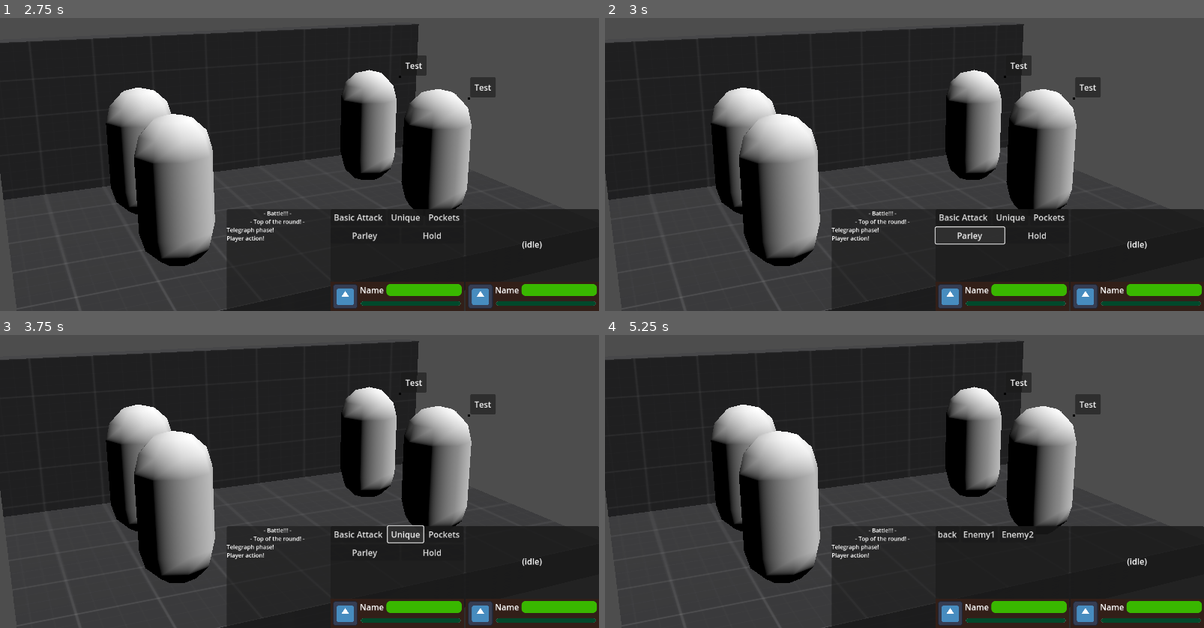
Above: before the commit, frames 1-4 (two rows, left to right).
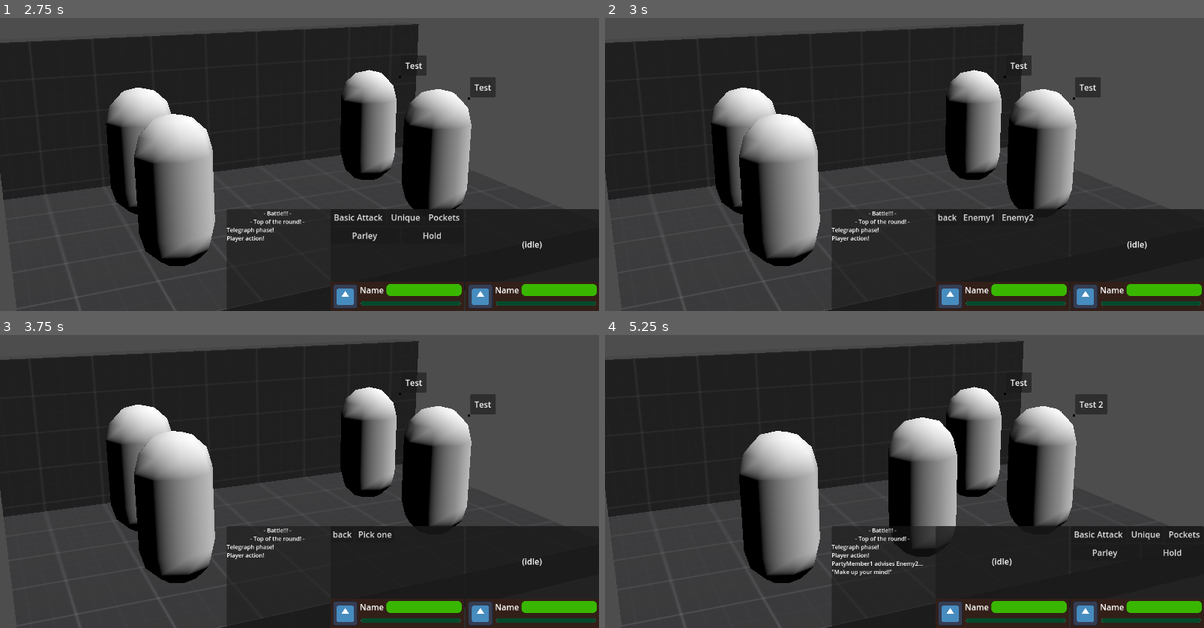
Above: after the commit, the same moments.

Repository: hwcgames/legume-mirror
Game: Godot game, scene res://battle/stage/debug_battle.tscn
Same seed, same stepped clock (60 frames per second), same inputs: the game is played once before the commit and once after it. The engine's default icon, where the game draws it, is replaced by a stand-in: a white triangle on a blue panel in a dark square.
Inputs (mouse positions are in pixels of both pictures, inside the frame that each line leads up to):
- Up to frame 1 (2.75 s): click "Begin" at 0.5 s; click "Basic Attack" at 1.25 s; click "back" at 2 s
- Up to frame 2 (3 s): click "Parley" at 2.75 s
- Up to frame 3 (3.75 s): click (407, 534) at 3.5 s, where only the run before the commit has a clickable "Unique"
- Up to frame 4 (5.25 s): click (982, 534) at 4.25 s, where only the run after the commit has a clickable "Pick one"; tap Enter (join) at 5, 5.1 s; hold Right (ui_right) from 5.03 s (still down)

Frame 1 is identical in both runs. In frame 2, 0.5% of the frame differs, in the area x 54-77%, y 67-78%; in frame 3, 0.5%; in frame 4, 6.8%, in the area x 17-100%, y 20-83%.

Commit message:
Parley actions closes #2

Diff:
--- a/actor/enemy.gd
+++ b/actor/enemy.gd
@@ -9,6 +9,7 @@
 var planned_pattern: BulletPattern
 @export var state: int = 0
 @export var null_telegraph: PackedScene
+@export var parleys: Array[ParleyAction] = []
 var locks: Locks = Locks.new()
 
 func _ready():
@@ -73,6 +74,8 @@
 	planned_pattern = candidates[randi_range(0, len(candidates)-1)]
 
 func show_telegraph():
+	for child in %TelegraphParent.get_children():
+		child.queue_free()
 	var telegraph = planned_pattern.telegraph_scene.instantiate() if planned_pattern != null else null_telegraph.instantiate()
 	%TelegraphParent.add_child(telegraph)
 	%Telegraph.show()
--- a/actor/party_member.gd
+++ b/actor/party_member.gd
@@ -33,6 +33,7 @@
 		while action == null:
 			action = await battle_planner.choose()
 			await get_tree().process_frame
+		turns -= 1
 		var self_lock = await lock.exclusive_lock()
 		var coroutine = Promise.new(func(resolve, reject):
 			await action.go(self)
@@ -40,7 +41,6 @@
 		self_lock.call()
 		p_lock.call_deferred()
 		await coroutine.resolved
-		turns -= 1
 
 #func _basic_attack(_p: PartyMember, target: Enemy):
 	#var p_lock = await InputLocks.lock(player).shared_lock()
--- a/battle/action/parley_action.gd
+++ b/battle/action/parley_action.gd
@@ -2,6 +2,10 @@
 extends BattleAction
 class_name ParleyAction
 
-@abstract func label(enemy: Enemy) -> String
+var enemy: Enemy
 
-@abstract func allowed(enemy: Enemy) -> bool
+@abstract func label() -> String
+
+@abstract func allowed(party_member: PartyMember) -> bool
+
+@abstract func display(party_member: PartyMember) -> bool
--- /dev/null
+++ b/battle/action/test_parley.gd
@@ -0,0 +1,60 @@
+extends ParleyAction
+class_name ParleyActionTest
+
+func label() -> String:
+	match enemy.state:
+		0:
+			return "Pick one"
+		1, 2:
+			return "No, the other one"
+		_:
+			return "???"
+
+func allowed(party_member: PartyMember) -> bool:
+	return true
+
+func display(party_member: PartyMember) -> bool:
+	return true
+
+func plan(battle_planner: BattlePlanner) -> ActionPlanParleyTest:
+	var plan = ActionPlanParleyTest.new()
+	plan.target = enemy
+	return plan
+
+class ActionPlanParleyTest extends BattleActionPlan:
+	var target: Enemy
+	func go(party_member: PartyMember):
+		var battlefield = party_member.battlefield
+		var b_lock = await battlefield.lock.shared_lock()
+		var e_lock = await target.locks.exclusive_lock()
+		#await get_tree().create_timer(1.).timeout
+		if !target.alive:
+			for enemy in battlefield.enemies:
+				if enemy.alive:
+					target = enemy
+		if !target.alive:
+			print("No living targets!")
+			b_lock.call()
+			e_lock.call()
+			return
+		battlefield.println("%s advises %s..." % [party_member.name, target.name])
+		var orig_pos = party_member.global_position
+		await party_member.get_tree().create_tween().tween_property(party_member, "global_position", target.global_position + Vector3.LEFT * 2, 0.75).finished
+		match target.state:
+			0:
+				battlefield.println("\"Make up your mind!\"")
+				target.state = randi_range(1, 2)
+			1:
+				battlefield.println("\"Change it up!\"")
+				target.state = 2
+			2:
+				battlefield.println("\"Change it up!\"")
+				target.state = 1
+		await target.pick_pattern()
+		await target.show_telegraph()
+		await party_member.get_tree().create_timer(0.75).timeout
+		var tw = party_member.get_tree().create_tween().tween_property(party_member, "global_position", orig_pos, 0.75)
+		await party_member.get_tree().create_timer(0.5).timeout
+		b_lock.call()
+		e_lock.call()
+		await tw.finished
--- a/battle/pattern/test.tres
+++ b/battle/pattern/test.tres
@@ -6,6 +6,7 @@
 
 [resource]
 script = ExtResource("1_rnk32")
+states = Array[int]([0, 2])
 friends = Array[String](["uid://bya2jyqc4r2cq"])
 pattern_scene = ExtResource("1_8mlt6")
 telegraph_scene = ExtResource("3_8mlt6")
--- a/battle/pattern/test2.tres
+++ b/battle/pattern/test2.tres
@@ -6,6 +6,7 @@
 
 [resource]
 script = ExtResource("1_r2x2q")
+states = Array[int]([0, 1])
 friends = Array[String](["uid://eit3j1cwloa5"])
 pattern_scene = ExtResource("1_m43pn")
 telegraph_scene = ExtResource("3_f6b6l")
--- a/battle/planner/BattlePlanner.gd
+++ b/battle/planner/BattlePlanner.gd
@@ -126,3 +126,47 @@
 	action.item = item
 	var plan = await action.plan(self)
 	choice.emit(plan)
+
+signal chosen_parley(parley: ParleyAction)
+
+func pick_parley(enemy: Enemy, predicate = func(i: ParleyAction): return true):
+	var p_lock = await battlefield.parley_lock.exclusive_lock()
+	var prev_tab = %TabContainer.current_tab
+	var selector = %ParleyParent
+	for child in selector.get_children():
+		child.free()
+	var items = Inventory.items.filter(predicate)
+	var back := Button.new()
+	back.text = "back"
+	back.pressed.connect(chosen_parley.emit.bind(null))
+	selector.add_child(back)
+	var parleys = enemy.parleys.filter(predicate)\
+		.map(func(p):
+			var parley = p.duplicate()
+			parley.enemy = enemy
+			return parley)\
+		.filter(func(p: ParleyAction): return p.display(party_member))
+	for parley in parleys:
+		var button := Button.new()
+		button.text = parley.label()
+		button.pressed.connect(chosen_parley.emit.bind(parley))
+		button.disabled = not parley.allowed(party_member)
+		selector.add_child(button)
+	%ParleyTab.show()
+	var parley = await chosen_parley
+	if parley == null:
+		%TabContainer.current_tab = prev_tab
+	p_lock.call()
+	return parley
+
+func parley():
+	var enemy: Enemy = await pick_target()
+	if enemy == null:
+		choice.emit(null)
+		return
+	var parley_action: ParleyAction = await pick_parley(enemy)
+	if parley_action == null:
+		choice.emit(null)
+		return
+	var plan = await parley_action.plan(self)
+	choice.emit(plan)
--- a/battle/planner/test_planner.tscn
+++ b/battle/planner/test_planner.tscn
@@ -32,6 +32,21 @@
 
 func _pressed():
 	planner.pockets()
+"
+
+[sub_resource type="GDScript" id="GDScript_tmopx"]
+script/source = "extends Button
+
+@export var planner: BattlePlanner
+
+# Called when the node enters the scene tree for the first time.
+func _ready() -> void:
+	planner.battlefield.parley_lock.exclusive_take.connect(func(): self.disabled = true)
+	planner.battlefield.parley_lock.exclusive_free.connect(func(): self.disabled = false)
+	pass # Replace with function body.
+
+func _pressed():
+	planner.parley()
 "
 
 [sub_resource type="GDScript" id="GDScript_bl1wf"]
@@ -142,10 +157,12 @@
 script = SubResource("GDScript_v6vg7")
 planner = NodePath("../../../../..")
 
-[node name="Button4" type="Button" parent="VBoxContainer/TabContainer/ToplevelTab/HFlowContainer"]
+[node name="Button4" type="Button" parent="VBoxContainer/TabContainer/ToplevelTab/HFlowContainer" node_paths=PackedStringArray("planner")]
 layout_mode = 2
 size_flags_horizontal = 3
 text = "Parley"
+script = SubResource("GDScript_tmopx")
+planner = NodePath("../../../../..")
 
 [node name="Button5" type="Button" parent="VBoxContainer/TabContainer/ToplevelTab/HFlowContainer" node_paths=PackedStringArray("planner")]
 layout_mode = 2
@@ -170,6 +187,16 @@
 metadata/_tab_index = 3
 
 [node name="ItemParent" type="HFlowContainer" parent="VBoxContainer/TabContainer/PocketsTab"]
+unique_name_in_owner = true
+layout_mode = 2
+
+[node name="ParleyTab" type="MarginContainer" parent="VBoxContainer/TabContainer"]
+unique_name_in_owner = true
+visible = false
+layout_mode = 2
+metadata/_tab_index = 4
+
+[node name="ParleyParent" type="HFlowContainer" parent="VBoxContainer/TabContainer/ParleyTab"]
 unique_name_in_owner = true
 layout_mode = 2
 
--- a/battle/stage/debug_battle.tscn
+++ b/battle/stage/debug_battle.tscn
@@ -8,6 +8,8 @@
 [ext_resource type="PackedScene" uid="uid://745auqrpfcb5" path="res://actor/enemy/test_enemy.tscn" id="5_lbtbq"]
 [ext_resource type="Resource" uid="uid://eit3j1cwloa5" path="res://battle/pattern/test.tres" id="6_8y2gj"]
 [ext_resource type="Resource" uid="uid://bya2jyqc4r2cq" path="res://battle/pattern/test2.tres" id="8_8y2gj"]
+[ext_resource type="Script" uid="uid://b5gid0loy6lpy" path="res://battle/action/parley_action.gd" id="9_p3x0n"]
+[ext_resource type="Script" uid="uid://duadp8t32skcg" path="res://battle/action/test_parley.gd" id="10_r0fs6"]
 
 [sub_resource type="StandardMaterial3D" id="StandardMaterial3D_f0yqv"]
 albedo_texture = ExtResource("1_3ix4j")
@@ -26,6 +28,14 @@
 [sub_resource type="Resource" id="Resource_udm31"]
 script = ExtResource("4_5jau5")
 metadata/_custom_type_script = "uid://sqwogqldf52c"
+
+[sub_resource type="Resource" id="Resource_8uhe6"]
+script = ExtResource("10_r0fs6")
+metadata/_custom_type_script = "uid://duadp8t32skcg"
+
+[sub_resource type="Resource" id="Resource_dh51b"]
+script = ExtResource("10_r0fs6")
+metadata/_custom_type_script = "uid://duadp8t32skcg"
 
 [sub_resource type="GDScript" id="GDScript_lbtbq"]
 script/source = "extends Node
@@ -156,10 +166,12 @@
 [node name="Enemy1" parent="." instance=ExtResource("5_lbtbq")]
 transform = Transform3D(1, 0, 0, 0, 1, 0, 0, 0, 1, 2, 0.2, -1)
 patterns = Array[ExtResource("5_5jau5")]([ExtResource("6_8y2gj"), ExtResource("8_8y2gj")])
+parleys = Array[ExtResource("9_p3x0n")]([SubResource("Resource_8uhe6")])
 
 [node name="Enemy2" parent="." instance=ExtResource("5_lbtbq")]
 transform = Transform3D(1, 0, 0, 0, 1, 0, 0, 0, 1, 2, 0.2, 1)
 patterns = Array[ExtResource("5_5jau5")]([ExtResource("6_8y2gj"), ExtResource("8_8y2gj")])
+parleys = Array[ExtResource("9_p3x0n")]([SubResource("Resource_dh51b")])
 
 [node name="Button" type="Button" parent="."]
 anchors_preset = 4
Not shown, added: battle/action/test_parley.gd.uid
Not shown: 1 places in battle/planner/test_planner.tscn that only renumber resources
Not shown: 1 places in battle/stage/debug_battle.tscn that only renumber resources
